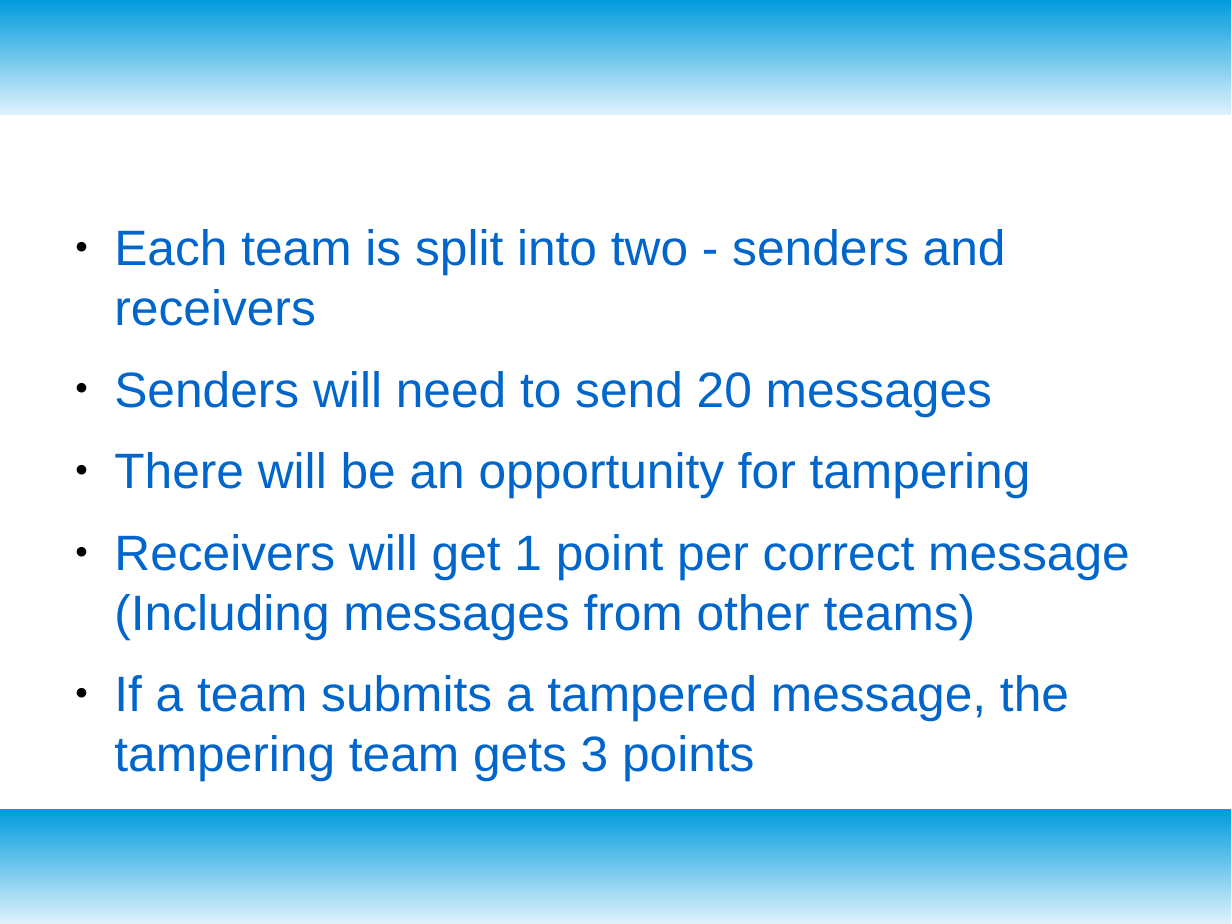
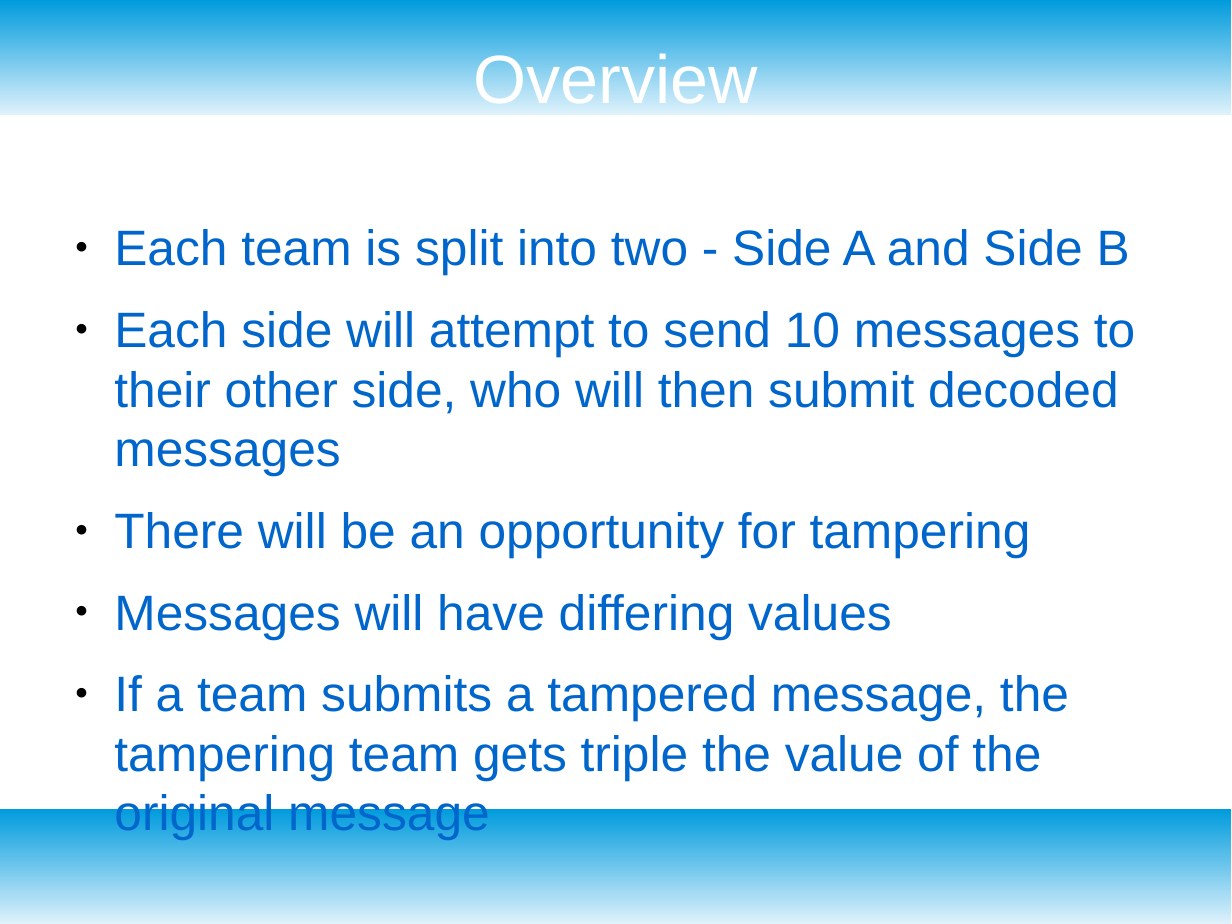
Before and after one commit to vcv-missoula-college/projects, a slide deck: slide 2 of 2021_gencyber_summer_camp/resources/day2/day_2.6_message_game.odp. Drawn at 1232x924 pixels with LibreOffice and Linux fonts; fonts in the diff are those of the drawing. Boxes give left, top, right and bottom in pixels: in the first picture for what was removed or moved away, otherwise in the second. Text is boxed around its words. In the diff, an @@ line names an element or a change of style, - is before the commit and + after.

```diff
--- a/2021_gencyber_summer_camp/resources/day2/day_2.6_message_game.odp
+++ b/2021_gencyber_summer_camp/resources/day2/day_2.6_message_game.odp
@@ title added at <box>473,48,757,115</box>, 44 pt, text #FFFFFF @@
+Overview
@@ text at <box>114,229,1135,476</box>: text changed @@
-● Each team is split into two - senders and receivers
-● Senders will need to send 20 messages
+● Each team is split into two - Side A and Side B
+● Each side will attempt to send 10 messages to their other side, who will then submit decoded messages
@@ text at <box>114,594,1069,772</box>: text changed @@
-● Receivers will get 1 point per correct message (Including messages from other teams)
-● If a team submits a tampered message, the tampering team gets 3 points
+● Messages will have differing values
+● If a team submits a tampered message, the tampering team gets triple the value of the original message
```
Also in this commit, not shown: 2 other slides changed, 3 slides added, 3 slides removed, 1 other file.
